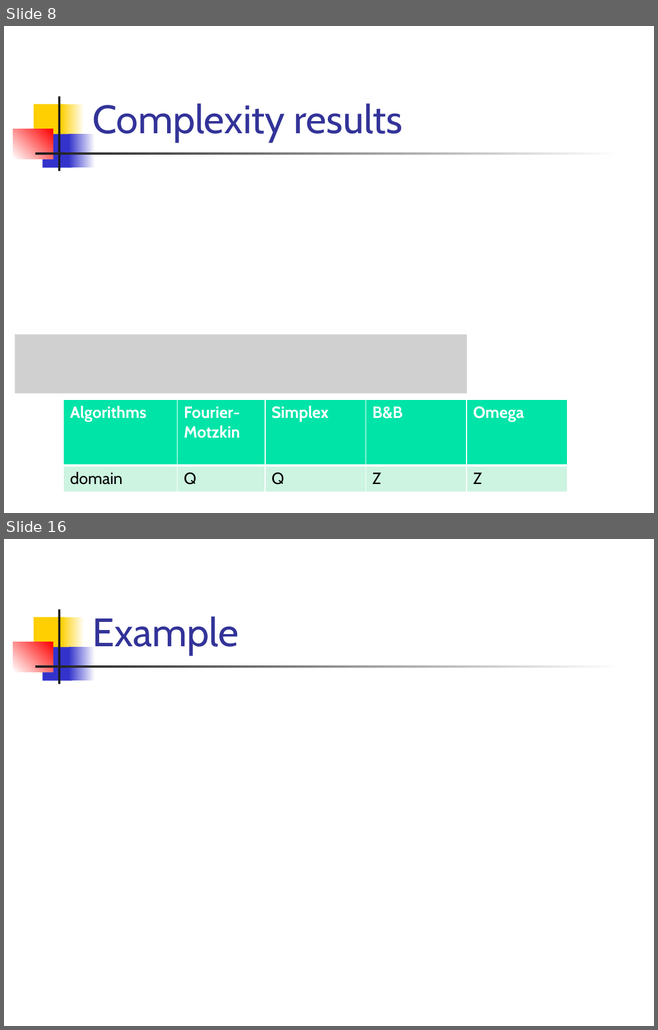
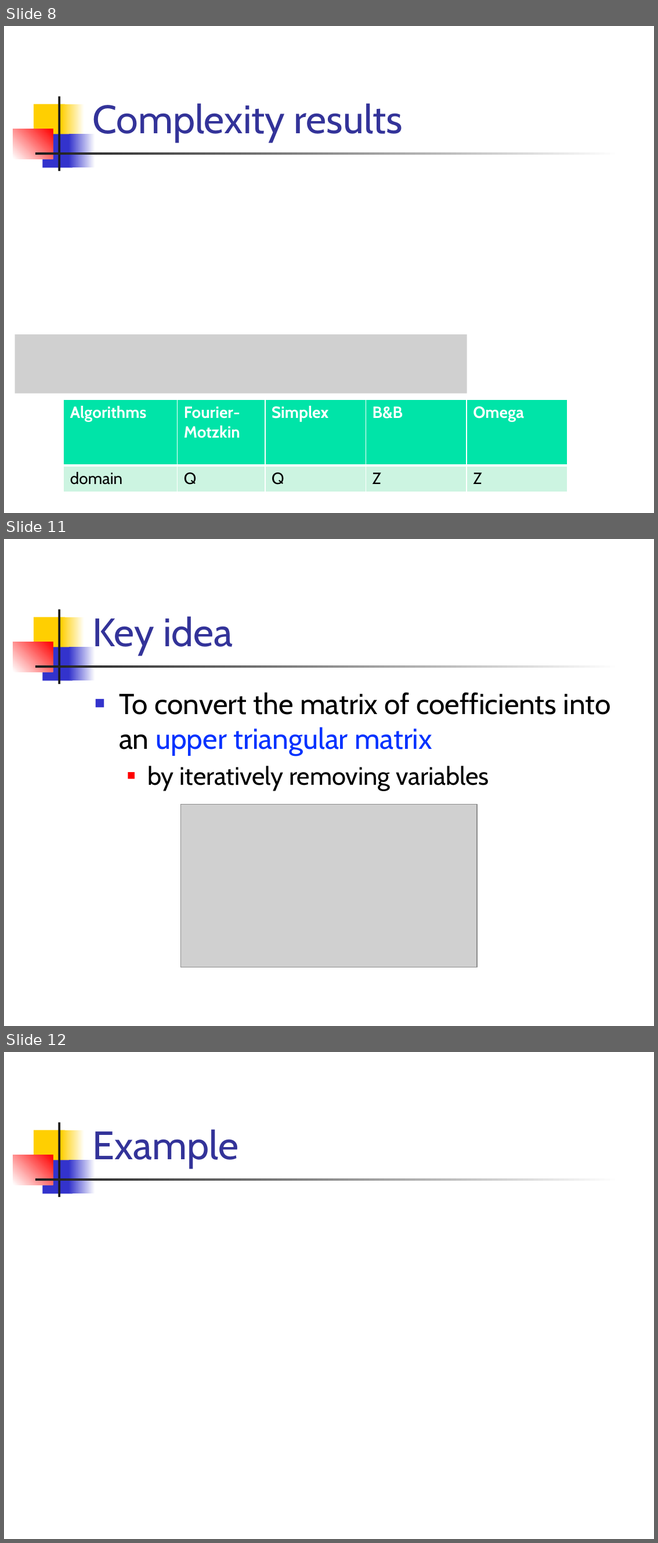
Before and after one commit to csslab-ustc/csslab-ustc.github.io, a slide deck: courses/theory/slides/lec10-arith.pptx. Shown one above the other, each under a label of ours: slides 8 and 16 before the commit, slides 8, 11 and 12 after it; the slides between them are not shown. The pictures are 658x1030 and 658x1543 pixels, drawn with LibreOffice and Linux fonts; fonts in the diff are those of the drawing; grey boxes stand for pictures. Boxes give left, top, right and bottom in pixels: in the first picture for what was removed or moved away, otherwise in the second. Text is boxed around its words. In the diff, an @@ line names an element or a change of style, - is before the commit and + after.

```diff
--- a/courses/theory/slides/lec10-arith.pptx
+++ b/courses/theory/slides/lec10-arith.pptx
@@ slide 11 added at <box>4,539,654,1026</box>, background #FFFFFF; not listed: 7 template elements that a slide beside it also shows @@
@@ title added at <box>92,616,233,656</box>, 44 pt, text #333399 @@
+Key idea
@@ text added at <box>119,692,611,791</box>, 32 pt, text #000000 @@
+■ To convert the matrix of coefficients into an upper triangular matrix
+  ■ by iteratively removing variables
@@ picture added at <box>181,804,477,967</box> @@
@@ what was slide 16 is now slide 12 @@
```
Also in this commit, not shown: 4 slides changed, 5 other slides added, 1 other file.
